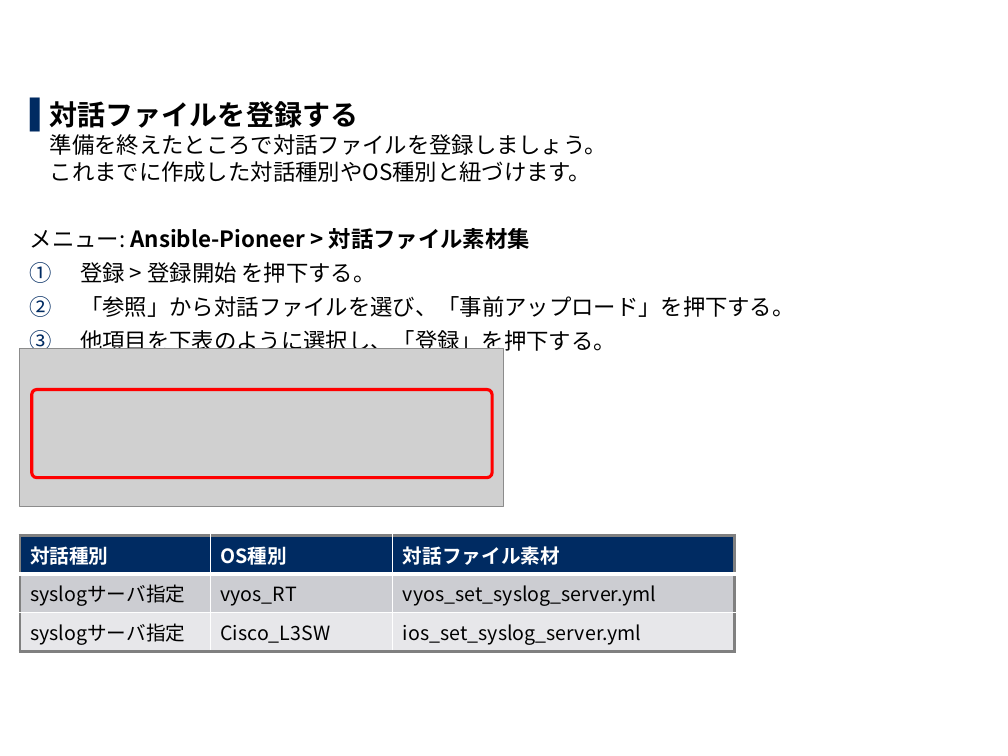
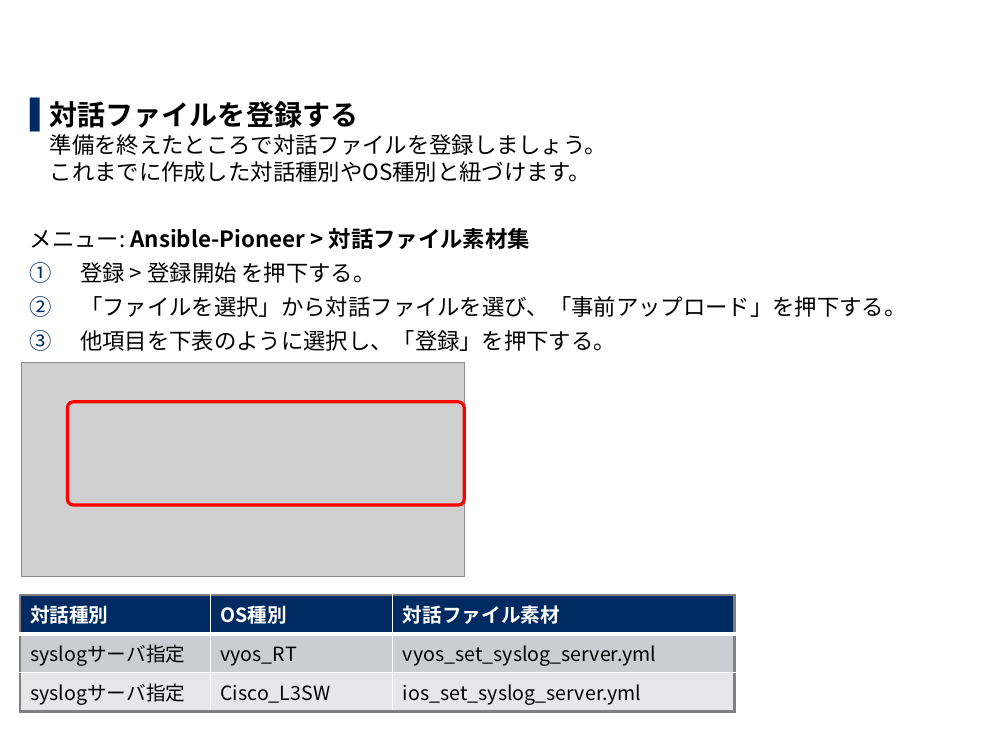
Before and after one commit to exastro-suite/it-automation-docs, a slide deck: slide 52 of asset/Learn_ja/ITA-Ansible-Driver_ja_practice.pptx. Drawn at 1008x756 pixels with LibreOffice and Linux fonts; fonts in the diff are those of the drawing; grey boxes stand for pictures; background and template pictures are left out. Boxes give left, top, right and bottom in pixels: in the first picture for what was removed or moved away, otherwise in the second. Text is boxed around its words. In the diff, an @@ line names an element or a change of style, - is before the commit and + after.

```diff
--- a/asset/Learn_ja/ITA-Ansible-Driver_ja_practice.pptx
+++ b/asset/Learn_ja/ITA-Ansible-Driver_ja_practice.pptx
@@ text at (x1=80, y1=296, x2=906, y2=317): text changed @@
-2. 「参照」から対話ファイルを選び、「事前アップロード」を押下する。
+2. 「ファイルを選択」から対話ファイルを選び、「事前アップロード」を押下する。
@@ picture resized from (x1=20, y1=349, x2=504, y2=506) to (x1=22, y1=362, x2=465, y2=577) @@
@@ rounded rectangle resized from (x1=31, y1=389, x2=492, y2=477) to (x1=68, y1=402, x2=465, y2=505) @@
@@ table moved from (x1=20, y1=535, x2=735, y2=649) to (x1=20, y1=595, x2=735, y2=709) @@
```
Also in this commit, not shown: 35 other slides changed, 1 other file.
